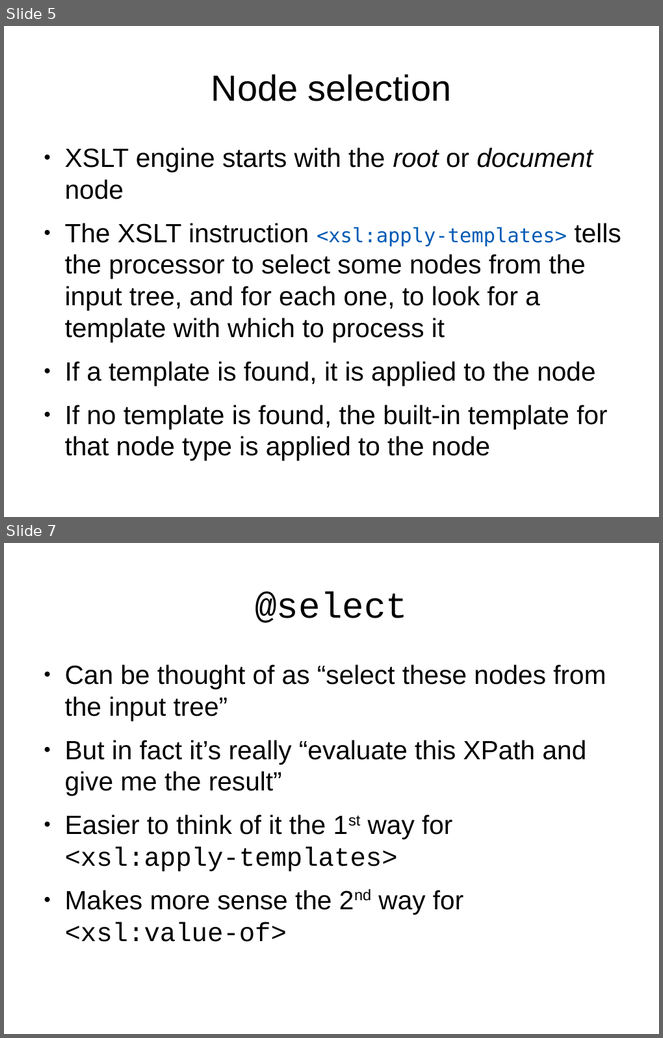
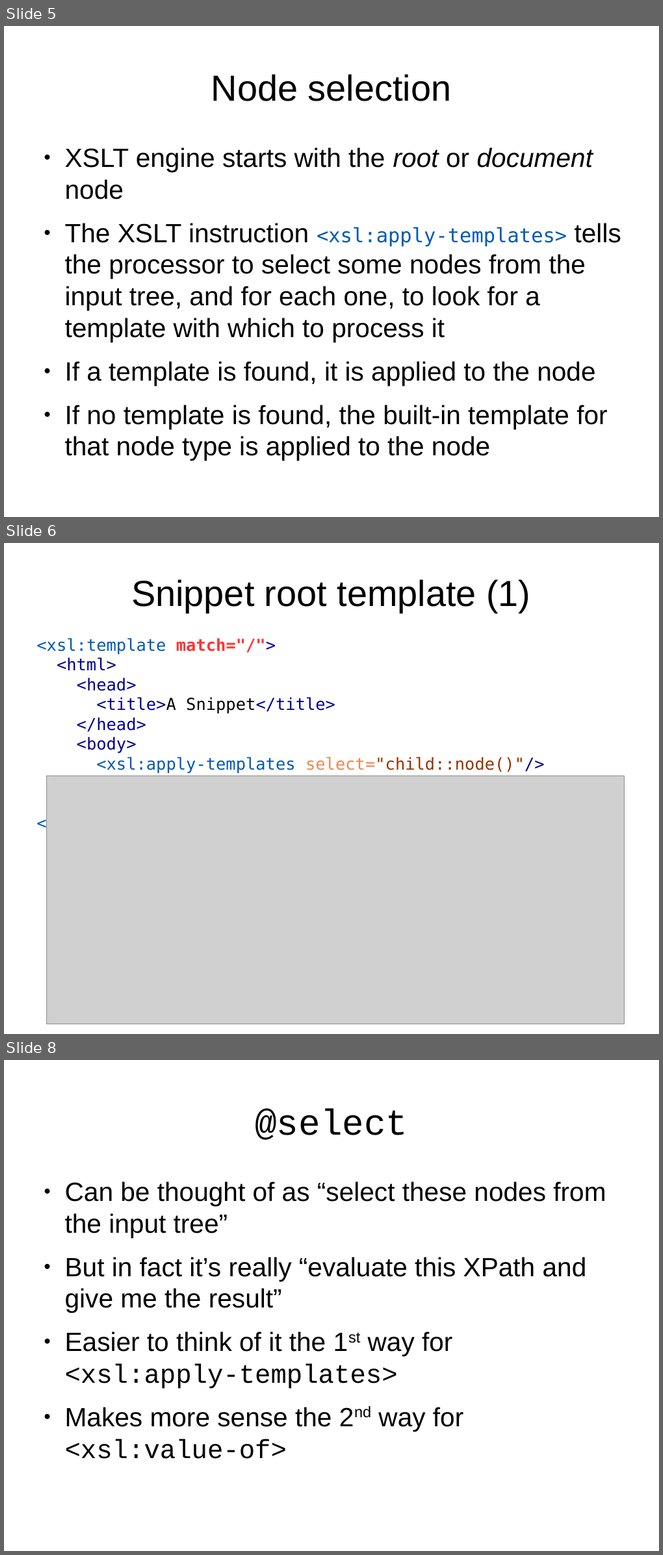
Before and after one commit to martindholmes/XSLT_workshops, a slide deck: intro/presentations/06_processing_model.odp. Shown one above the other, each under a label of ours: slides 5 and 7 before the commit, slides 5, 6 and 8 after it; the slides between them are not shown. The pictures are 663x1038 and 663x1555 pixels, drawn with LibreOffice and Linux fonts; fonts in the diff are those of the drawing; grey boxes stand for pictures. Boxes give left, top, right and bottom in pixels: in the first picture for what was removed or moved away, otherwise in the second. Text is boxed around its words. In the diff, an @@ line names an element or a change of style, - is before the commit and + after.

```diff
--- a/intro/presentations/06_processing_model.odp
+++ b/intro/presentations/06_processing_model.odp
@@ slide 6 added at bbox=[4, 543, 659, 1034], background #FFFFFF @@
@@ title added at bbox=[131, 579, 530, 613], 44 pt, text #000000 @@
+Snippet root template (1)
@@ text added at bbox=[36, 638, 545, 833], 20 pt, text #000096 @@
+<xsl:template match="/">
+<html>
+<head>
+<title>A Snippet</title>
+</head>
+<body>
+<xsl:apply-templates select="child::node()"/>
+</body>
+</html>
+</xsl:template>
@@ picture added at bbox=[46, 776, 625, 1024] @@
@@ what was slide 7 is now slide 8 @@
```
Also in this commit, not shown: 4 slides changed, 11 other slides added, 1 other file.
